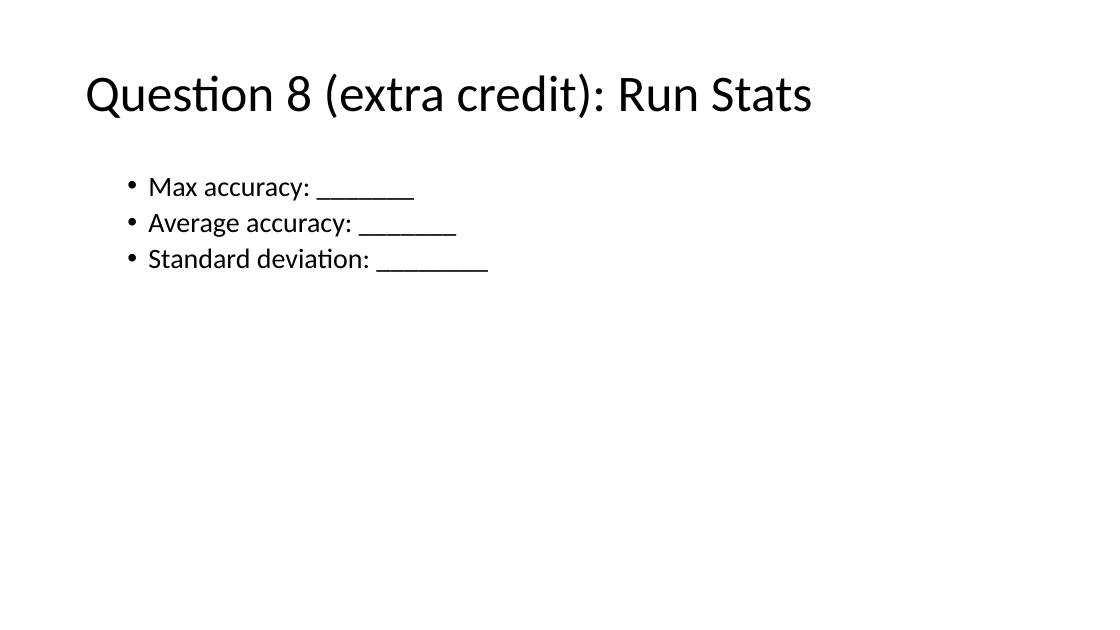
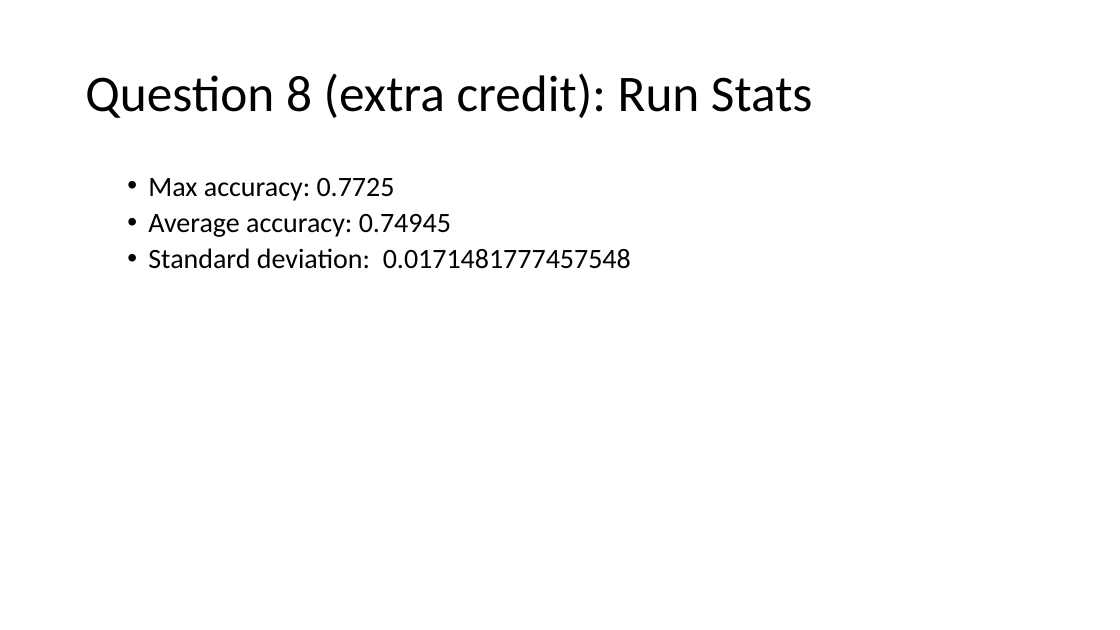
Before and after one commit to Lucas-Luwa/Artificial-Intelligence, a slide deck: slide 13 of Project 4/NeuralNet_report.pptx. Drawn at 1120x630 pixels with LibreOffice and Linux fonts; fonts in the diff are those of the drawing. Boxes give left, top, right and bottom in pixels: in the first picture for what was removed or moved away, otherwise in the second. Text is boxed around its words. In the diff, an @@ line names an element or a change of style, - is before the commit and + after.

```diff
--- a/Project 4/NeuralNet_report.pptx
+++ b/Project 4/NeuralNet_report.pptx
@@ text at (148, 178, 631, 269): text changed @@
-  • Max accuracy: _______
-  • Average accuracy: _______
-  • Standard deviation: ________
+  • Max accuracy: 0.7725
+  • Average accuracy: 0.74945
+  • Standard deviation: 0.0171481777457548
```
Also in this commit, not shown: 4 other slides changed, 36 other files.
